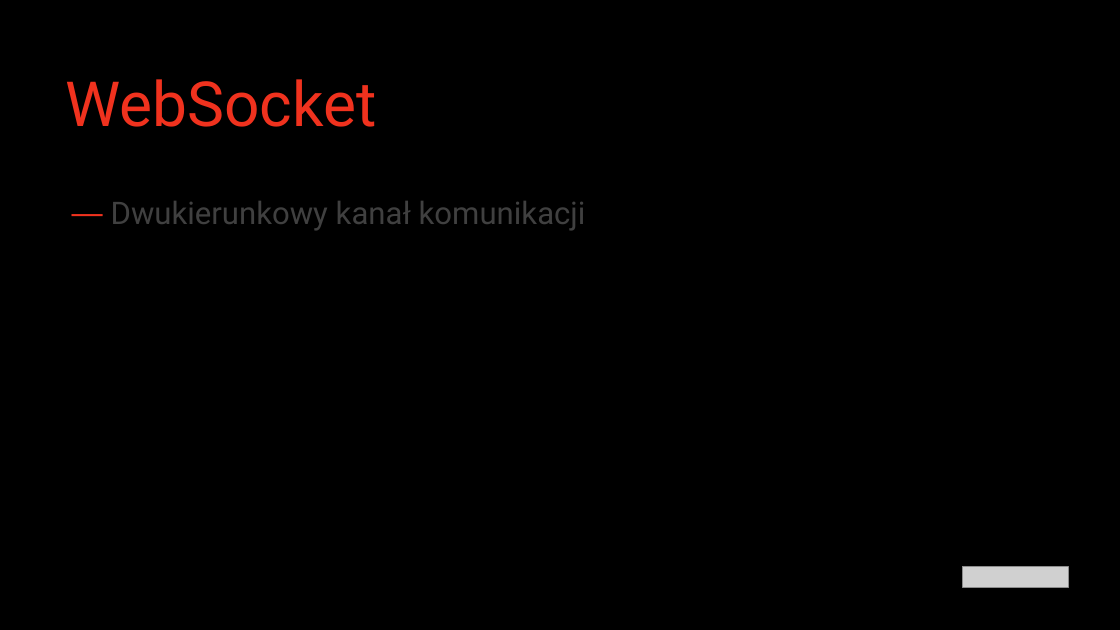
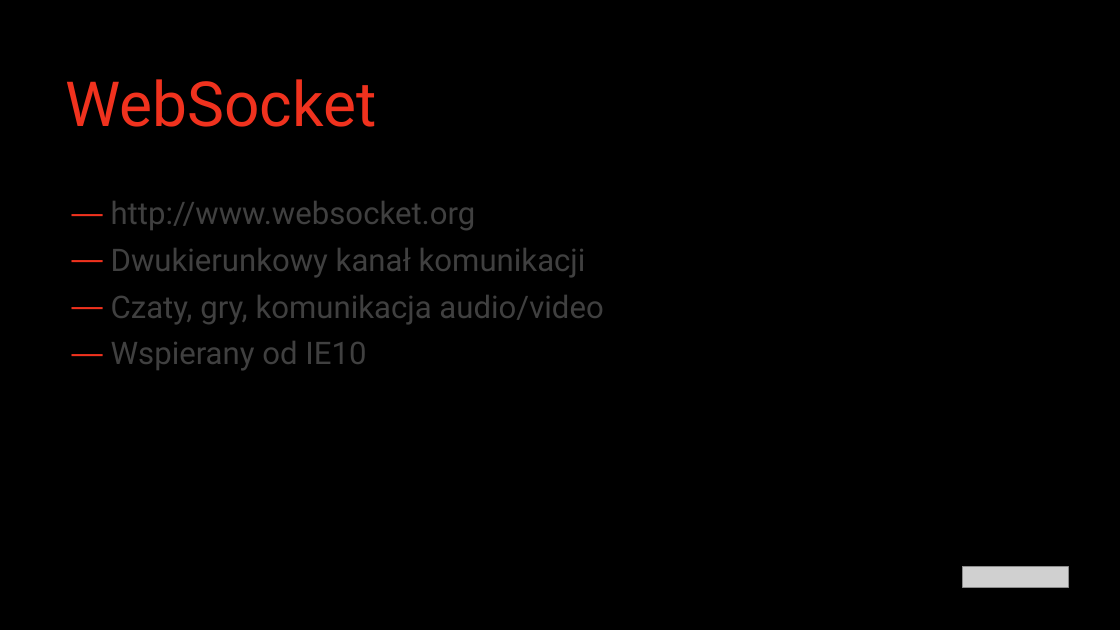
Before and after one commit to ppmazurGU/workshops_Bialystok, a slide deck: slide 9 of docs/Workshops_BS01.pptx. Drawn at 1120x630 pixels with LibreOffice and Linux fonts; fonts in the diff are those of the drawing; grey boxes stand for pictures; background and template pictures are left out. Boxes give left, top, right and bottom in pixels: in the first picture for what was removed or moved away, otherwise in the second. Text is boxed around its words. In the diff, an @@ line names an element or a change of style, - is before the commit and + after.

```diff
--- a/docs/Workshops_BS01.pptx
+++ b/docs/Workshops_BS01.pptx
@@ text at box(111, 201, 476, 230): paragraph added @@
+— http://www.websocket.org
@@ text at box(111, 295, 603, 370): paragraphs added @@
+— Czaty, gry, komunikacja audio/video
+— Wspierany od IE10
```
Also in this commit, not shown: 8 other slides changed, 1 other file.
